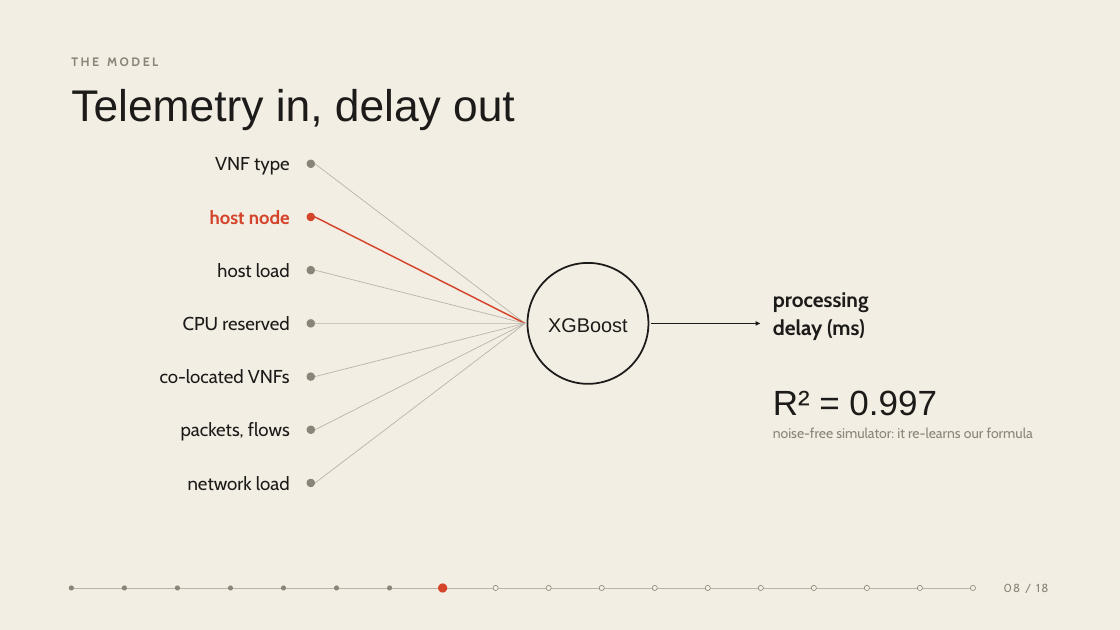
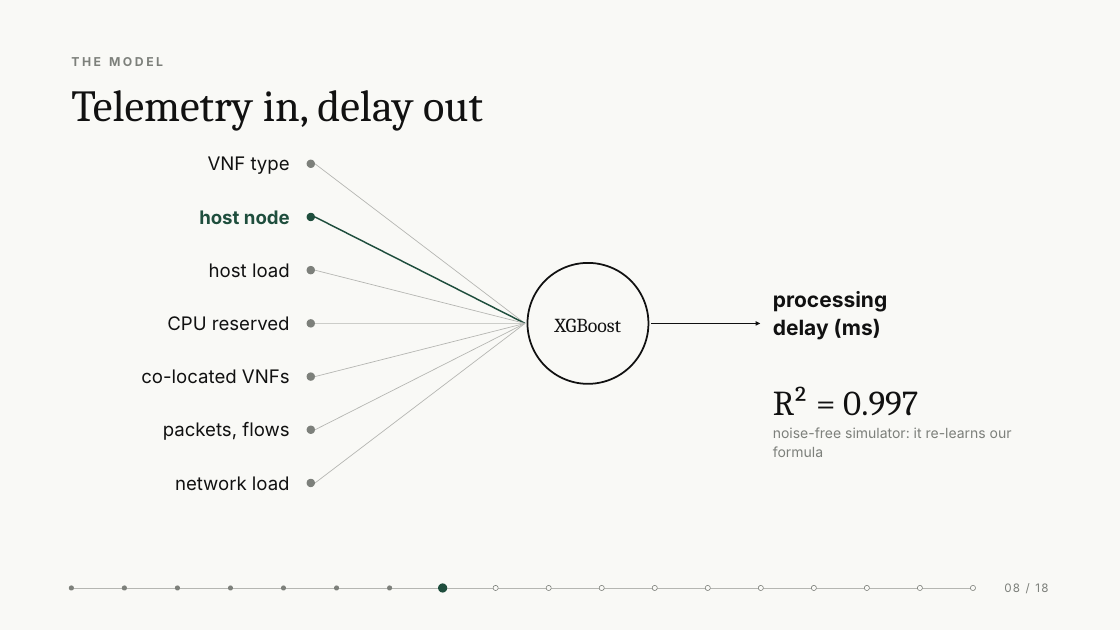
Before and after one commit to kalembasi/traffic-aware-vnf-placement-KDN, a slide deck: slide 8 of presentation/slides.pptx. Drawn at 1120x630 pixels with LibreOffice and Linux fonts; fonts in the diff are those of the drawing. Boxes give left, top, right and bottom in pixels: in the first picture for what was removed or moved away, otherwise in the second. Text is boxed around its words. In the diff, an @@ line names an element or a change of style, - is before the commit and + after.

```diff
--- a/presentation/slides.pptx
+++ b/presentation/slides.pptx
@@ background #F3EEE4 to #F9F9F6 @@
@@ text "THE MODEL" at bbox=[71, 57, 163, 66]: font Cabin to Inter, text colour #8A8578 to #7D807B @@
@@ text "Telemetry in, delay out" at bbox=[71, 90, 483, 131]: font Arial to Cambria, text colour #1C1B19 to #111111 @@
@@ line (315, 164) - (525, 323): stroke #B9B4A9 0.6 pt to #B5B6B2 0.6 pt @@
@@ text "host node" at bbox=[199, 210, 290, 224]: font Cabin to Inter, text colour #D4452B to #1F4E3D @@
@@ ellipse at bbox=[307, 213, 315, 221]: fill #D4452B to #1F4E3D @@
@@ line (315, 217) - (525, 323): stroke #D4452B 1.25 pt to #1F4E3D 1.25 pt @@
@@ ellipse at bbox=[528, 263, 649, 384]: fill #F3EEE4 to #F9F9F6; outline #1C1B19 1.5 pt to #111111 1.5 pt @@
@@ line (315, 271) - (525, 323): stroke #B9B4A9 0.6 pt to #B5B6B2 0.6 pt @@
@@ font Cabin to Inter, text colour #1C1B19 to #111111 in 7 elements at bbox=[208, 156, 290, 174], bbox=[209, 263, 290, 278], bbox=[167, 316, 290, 331], bbox=[141, 369, 290, 384], bbox=[163, 422, 289, 440], bbox=[175, 476, 290, 491], bbox=[773, 291, 887, 340] @@
@@ line (315, 323) - (525, 323): stroke #B9B4A9 0.6 pt to #B5B6B2 0.6 pt @@
@@ line (315, 376) - (525, 323): stroke #B9B4A9 0.6 pt to #B5B6B2 0.6 pt @@
@@ line (315, 430) - (525, 323): stroke #B9B4A9 0.6 pt to #B5B6B2 0.6 pt @@
@@ line (315, 483) - (525, 323): stroke #B9B4A9 0.6 pt to #B5B6B2 0.6 pt @@
@@ text "XGBoost" at bbox=[555, 318, 621, 333]: font Arial to Cambria, text colour #1C1B19 to #111111 @@
@@ arrow (651, 323) - (760, 323): stroke #1C1B19 1 pt to #111111 1 pt @@
@@ text "R² = 0.997" at bbox=[773, 386, 1012, 457]: font Arial to Cambria, text colour #1C1B19 to #111111 in "R² = 0.997"; font Cabin to Inter, text colour #8A8578 to #7D807B in "noise-free simulator: it re-learns our formula" @@
@@ fill #8A8578 to #7D807B in 13 elements at bbox=[69, 586, 74, 591], bbox=[122, 586, 127, 591], bbox=[175, 586, 180, 591], bbox=[228, 586, 233, 591], bbox=[281, 586, 287, 591], bbox=[334, 586, 339, 591], bbox=[387, 586, 392, 591], bbox=[307, 160, 315, 168], bbox=[307, 266, 315, 275], bbox=[307, 319, 315, 328], bbox=[307, 372, 315, 381], bbox=[307, 426, 315, 434], bbox=[307, 479, 315, 487] @@
@@ line (71, 588) - (973, 588): stroke #B9B4A9 0.5 pt to #B5B6B2 0.5 pt @@
@@ ellipse at bbox=[438, 584, 447, 593]: fill #D4452B to #1F4E3D @@
@@ fill #F3EEE4 to #F9F9F6; outline #8A8578 0.5 pt to #7D807B 0.5 pt in 10 elements at bbox=[493, 586, 498, 591], bbox=[546, 586, 551, 591], bbox=[599, 586, 604, 591], bbox=[652, 586, 657, 591], bbox=[706, 586, 711, 591], bbox=[759, 586, 764, 591], bbox=[812, 586, 817, 591], bbox=[865, 586, 870, 591], bbox=[918, 586, 923, 591], bbox=[970, 586, 975, 591] @@
@@ text "08 / 18" at bbox=[1004, 583, 1048, 592]: font Cabin to Inter, text colour #8A8578 to #7D807B @@
```
Also in this commit, not shown: 17 other slides changed, 3 slides added, 2 slides removed, 19 other files.
